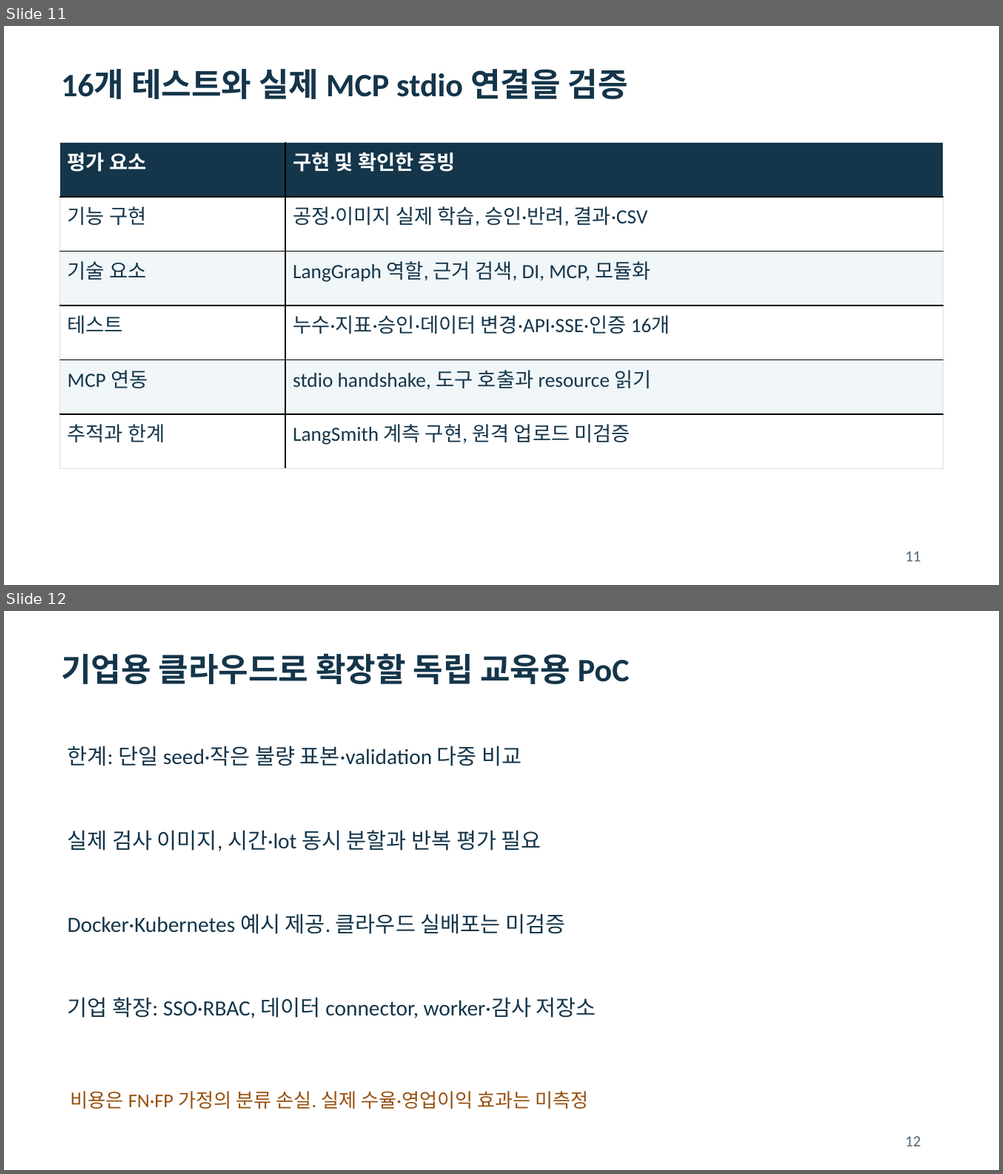
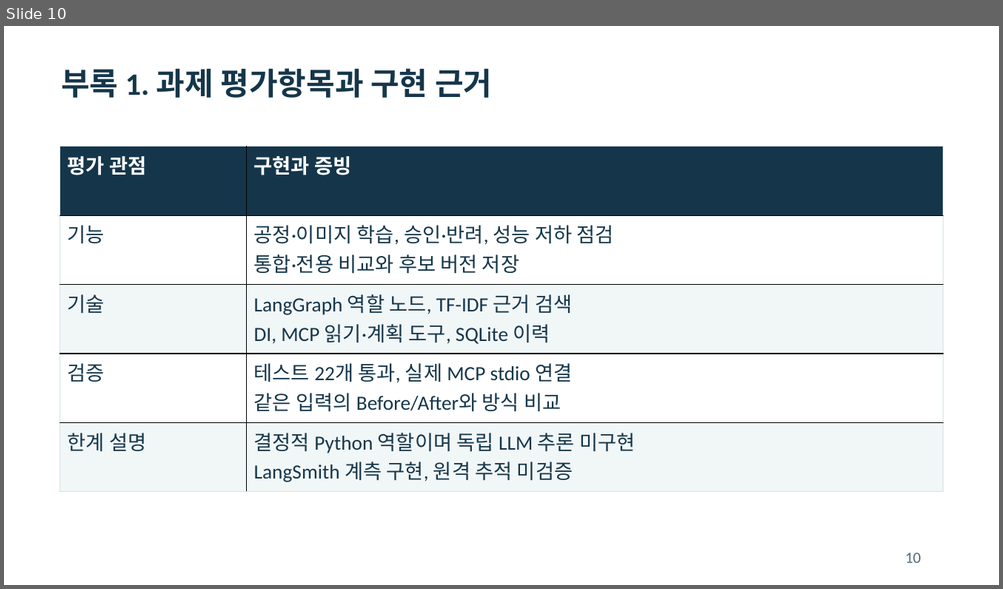
Before and after one commit to dragonchan95/Semiconductor-AI-Agent, a slide deck: docs/G045_Semiconductor_Agent.pptx. Shown one above the other, each under a label of ours: slides 11 and 12 before the commit, slide 10 after it. The pictures are 1003x1174 and 1003x589 pixels, drawn with LibreOffice and Linux fonts; fonts in the diff are those of the drawing. Boxes give left, top, right and bottom in pixels: in the first picture for what was removed or moved away, otherwise in the second. Text is boxed around its words. In the diff, an @@ line names an element or a change of style, - is before the commit and + after.

```diff
--- a/docs/G045_Semiconductor_Agent.pptx
+++ b/docs/G045_Semiconductor_Agent.pptx
@@ slide 12 removed at (4, 611, 999, 1170), background #FFFFFF @@
@@ text removed at (61, 653, 629, 684) @@
-기업용 클라우드로 확장할 독립 교육용 PoC
@@ text removed at (68, 746, 522, 766) @@
-한계: 단일 seed·작은 불량 표본·validation 다중 비교
@@ text removed at (68, 830, 541, 851) @@
-실제 검사 이미지, 시간·lot 동시 분할과 반복 평가 필요
@@ text removed at (68, 914, 565, 934) @@
-Docker·Kubernetes 예시 제공. 클라우드 실배포는 미검증
@@ text removed at (68, 997, 596, 1019) @@
-기업 확장: SSO·RBAC, 데이터 connector, worker·감사 저장소
@@ text removed at (71, 1091, 589, 1109) @@
-비용은 FN·FP 가정의 분류 손실. 실제 수율·영업이익 효과는 미측정
@@ text removed at (905, 1136, 920, 1147) @@
-12
@@ what was slide 11 is now slide 10 @@
@@ slide 10 changed as well @@
@@ text at (61, 68, 492, 98): text changed; size 31.5 to 30 pt; text colour #14354A to #15364A @@
-16개 테스트와 실제 MCP stdio 연결을 검증
+부록 1. 과제 평가항목과 구현 근거
@@ table at (60, 146, 942, 492) @@
-row 1: 평가 요소 | 구현 및 확인한 증빙
-row 2: 기능 구현 | 공정·이미지 실제 학습, 승인·반려, 결과·CSV
-row 3: 기술 요소 | LangGraph 역할, 근거 검색, DI, MCP, 모듈화
-row 4: 테스트 | 누수·지표·승인·데이터 변경·API·SSE·인증 16개
-row 5: MCP 연동 | stdio handshake, 도구 호출과 resource 읽기
-row 6: 추적과 한계 | LangSmith 계측 구현, 원격 업로드 미검증
+row 1: 평가 관점 | 구현과 증빙
+row 2: 기능 | 공정·이미지 학습, 승인·반려, 성능 저하 점검 / 통합·전용 비교와 후보 버전 저장
+row 3: 기술 | LangGraph 역할 노드, TF-IDF 근거 검색 / DI, MCP 읽기·계획 도구, SQLite 이력
+row 4: 검증 | 테스트 22개 통과, 실제 MCP stdio 연결 / 같은 입력의 Before/After와 방식 비교
+row 5: 한계 설명 | 결정적 Python 역할이며 독립 LLM 추론 미구현 / LangSmith 계측 구현, 원격 추적 미검증
@@ table: place and size @@
-table at (60, 142, 942, 469)
+table at (60, 146, 942, 492)
@@ text removed at (905, 551, 920, 562) @@
-11
@@ text added at (905, 553, 920, 563), 15 pt, text #526677 @@
+10
```
Also in this commit, not shown: 10 slides added, 11 other slides removed, 34 other files.
